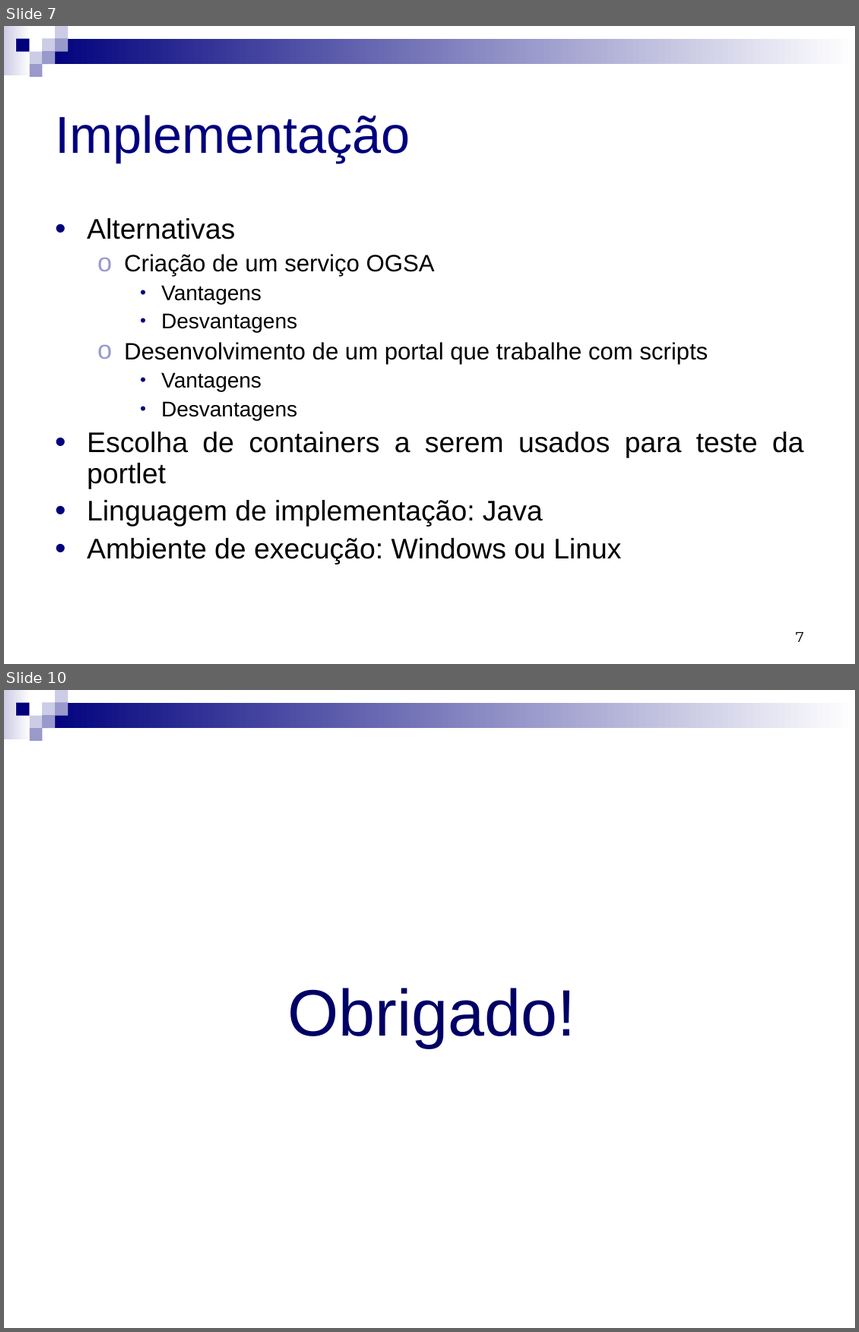
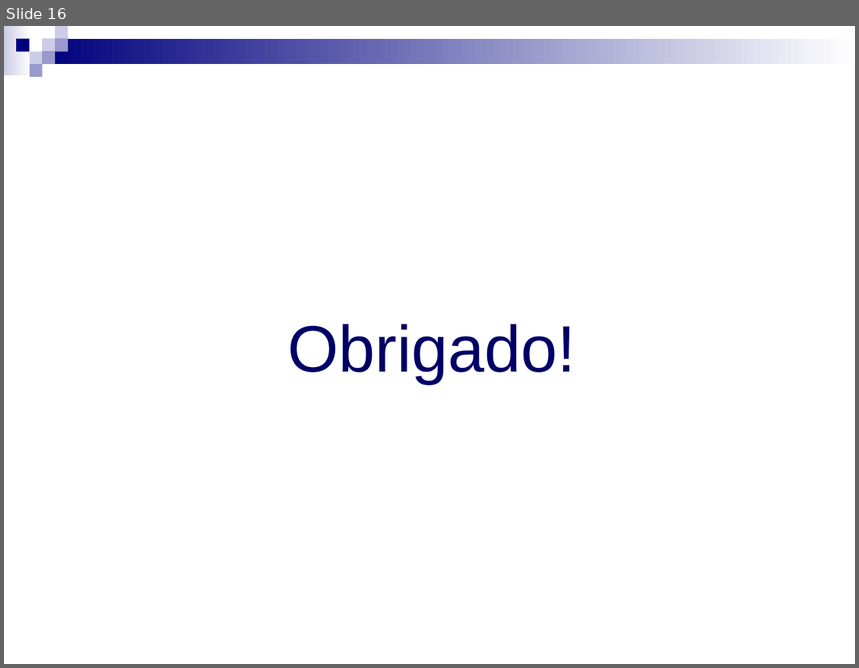
Before and after one commit to micheldavid/tcc-michel, a slide deck: Defesa/Michel David da Costa - Defesa - Apresentação.ppt. Shown one above the other, each under a label of ours: slides 7 and 10 before the commit, slide 16 after it; the slides between them are not shown. The pictures are 859x1332 and 859x668 pixels, drawn with LibreOffice and Linux fonts; fonts in the diff are those of the drawing. Boxes give left, top, right and bottom in pixels: in the first picture for what was removed or moved away, otherwise in the second. Text is boxed around its words. In the diff, an @@ line names an element or a change of style, - is before the commit and + after.

```diff
--- a/Defesa/Michel David da Costa - Defesa - Apresentação.ppt
+++ b/Defesa/Michel David da Costa - Defesa - Apresentação.ppt
@@ slide 7 removed at (4,26,855,664), background #FFFFFF; not listed: 9 template elements that a slide beside it also shows @@
@@ title removed at (55,115,411,162) @@
-Implementação
@@ text removed at (87,218,804,565) @@
-• Alternativas
-  ο Criação de um serviço OGSA
-    • Vantagens
-    • Desvantagens
-  ο Desenvolvimento de um portal que trabalhe com scripts
-    • Vantagens
-    • Desvantagens
-• Escolha de containers a serem usados para teste da portlet
-• Linguagem de implementação: Java
-• Ambiente de execução: Windows ou Linux
@@ page number removed at (796,632,804,642) @@
-7
@@ what was slide 10 is now slide 16 @@
```
Also in this commit, not shown: 4 slides changed, 17 slides added, 6 other slides removed, 1 other file.
